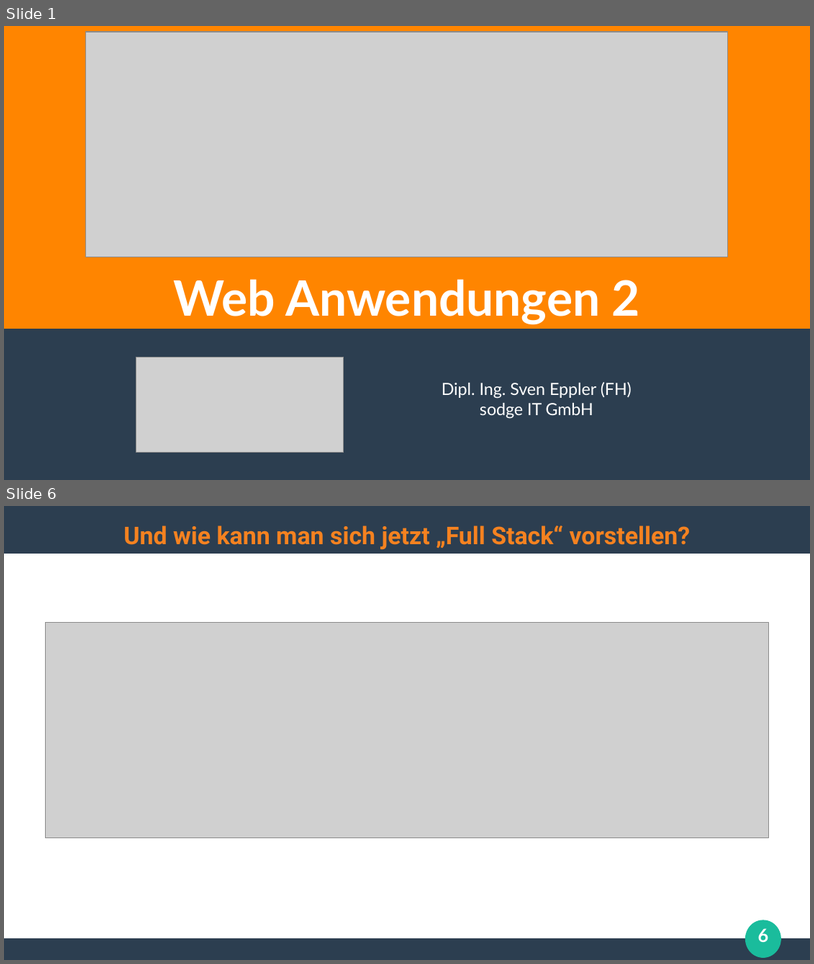
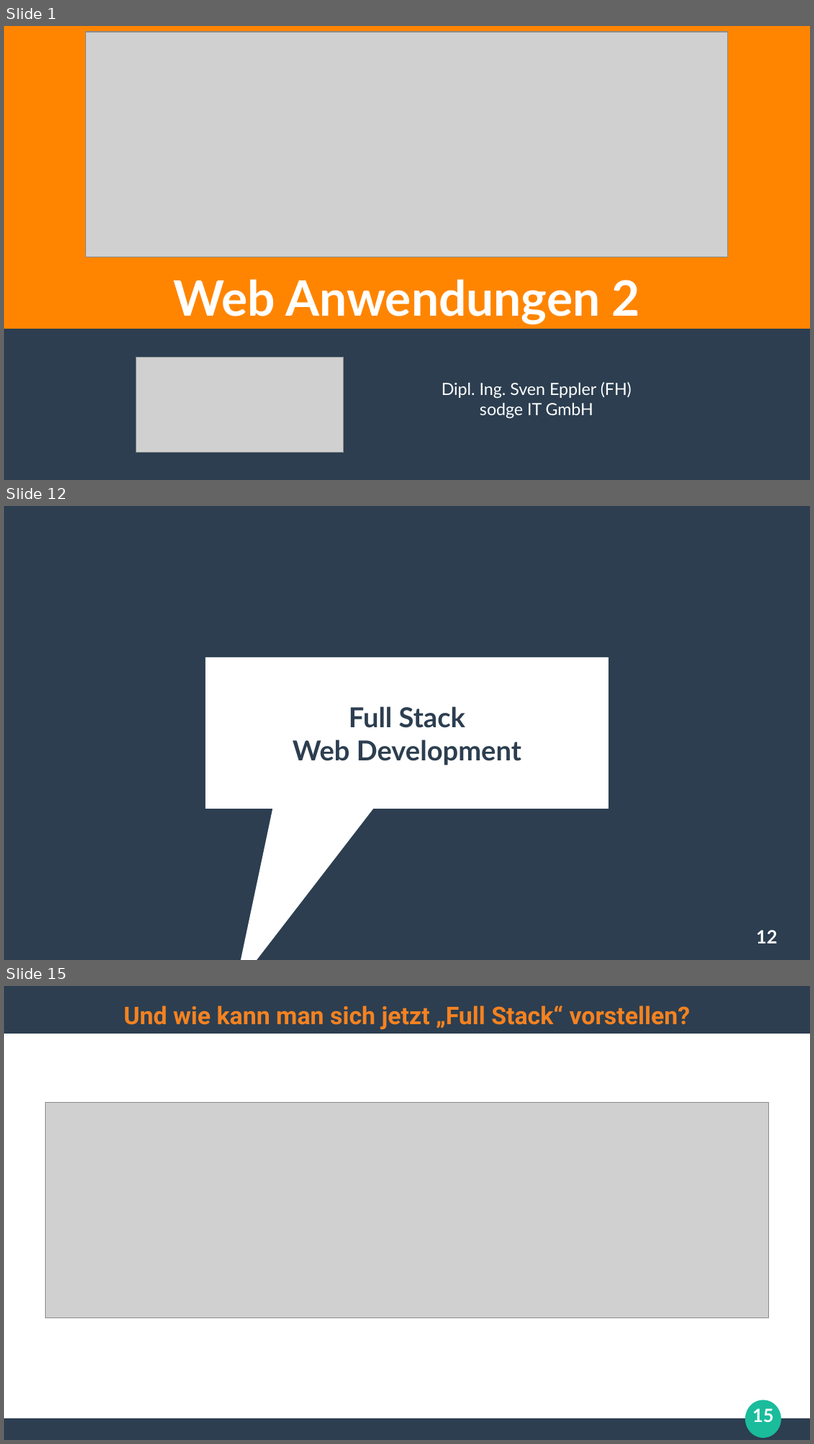
Before and after one commit to ghandmann/HS-AlbSig-WebAnwendungen2, a slide deck: Kapitel/00_Begruessung.odp. Shown one above the other, each under a label of ours: slides 1 and 6 before the commit, slides 1, 12 and 15 after it; the slides between them are not shown. The pictures are 814x964 and 814x1444 pixels, drawn with LibreOffice and Linux fonts; fonts in the diff are those of the drawing; grey boxes stand for pictures. Boxes give left, top, right and bottom in pixels: in the first picture for what was removed or moved away, otherwise in the second. Text is boxed around its words. In the diff, an @@ line names an element or a change of style, - is before the commit and + after.

```diff
--- a/Kapitel/00_Begruessung.odp
+++ b/Kapitel/00_Begruessung.odp
@@ slide 12 added at (x1=4, y1=506, x2=810, y2=960), background #2C3E50 @@
@@ speech box added at (x1=206, y1=657, x2=610, y2=809), fill #FFFFFF @@
@@ title added at (x1=293, y1=706, x2=522, y2=765), 27 pt, text #2C3E50, bold @@
+Full Stack
+Web Development
@@ page number added at (x1=756, y1=929, x2=777, y2=943), 18 pt, text #FFFFFF, bold @@
+12
@@ what was slide 6 is now slide 15 @@
@@ page number at (x1=753, y1=1408, x2=774, y2=1422): text changed @@
-6
+15
```
Also in this commit, not shown: 5 slides changed, 7 other slides added, 2 slides removed.
